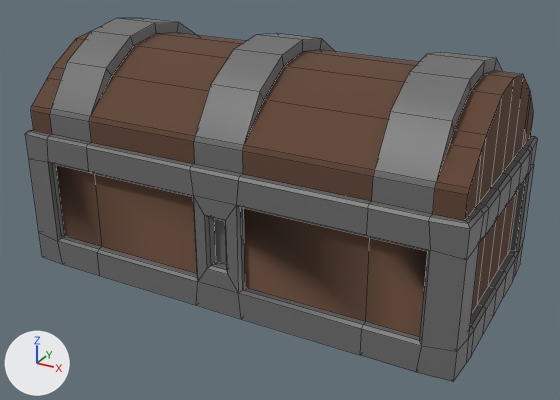
A saved change to the FBX model Assets/Prefabs/3D Models/chest.fbx.
Both versions are drawn from a 50 mm lens placed at (0.642, 0.636, 0.809), pointed at (0.017, 1.772, 0.241). Lighting does not change. The marker at lower left points along +X, +Y and +Z. Mesh edges are drawn as thin lines.

In view in the first picture: 'Chest', 'Metal_Parts.001'.
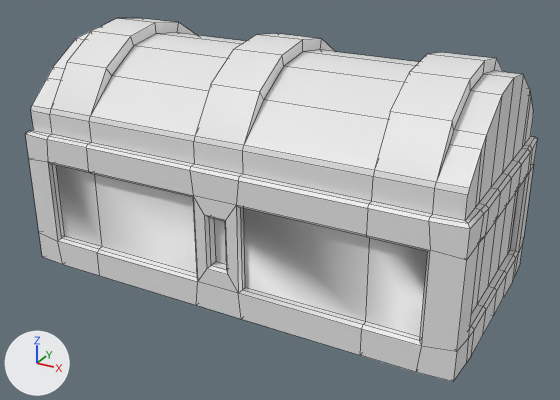
The newer file is also turned or shifted as a whole; pictures and numbers use the older file's frame.

The change, as a diff of the scene's bpy script:
```diff
--- a/Assets/Prefabs/3D Models/chest.fbx.py
+++ b/Assets/Prefabs/3D Models/chest.fbx.py
@@ me_cube_010 @@
 me_cube_010.from_pydata(...)  # 384 vertices, 311 faces; spans x -0.415..0.415, y -0.215..0.215, z -0.1..0.33
-me_cube_010.materials.append(mat_iron)  # dark grey #6d6d6d
@@ me_cube_009 @@
 me_cube_009.from_pydata(...)  # 320 vertices, 185 faces; spans x -0.415..0.415, y -0.215..0.215, z -0.1..0.31
-me_cube_009.materials.append(mat_wood)  # brown #624636
```

Pixel boxes (x1, y1, x2, y2) of what changed, in the pictures (560 x 400 px):
'Metal_Parts.001', recoloured
    both: (25, 18, 537, 382)
'Chest', recoloured (brown to white)
    both: (31, 27, 533, 337)
